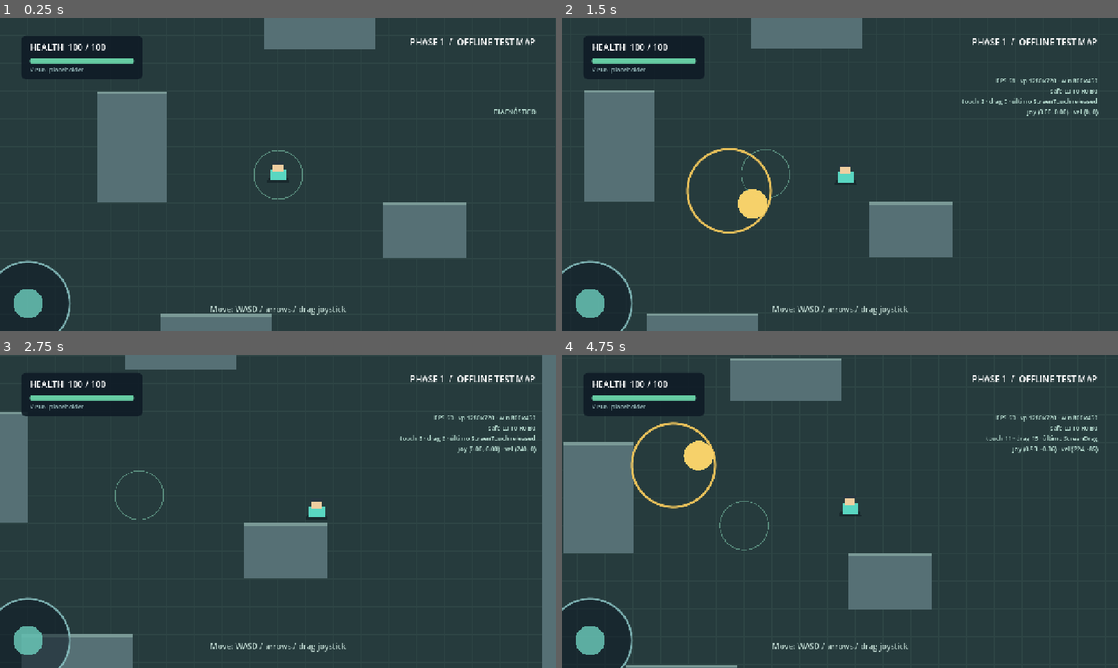
Above: before the commit, frames 1-4 (two rows, left to right).
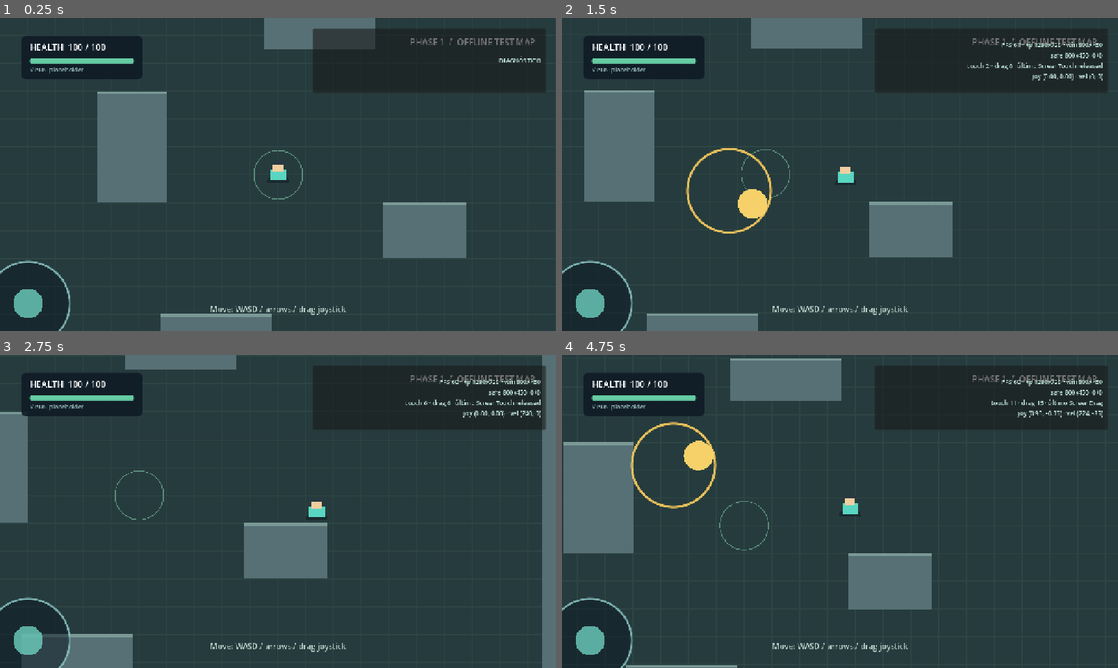
Above: after the commit, the same moments.

Repository: MiguelTroncoso/2D_Goddot
Game: Godot game, scene res://src/main.tscn
Two runs of this game, one before a commit and one after it. Both use one fixed random seed, a clock stepped at 60 frames per second and the inputs below.
Inputs (mouse positions are in pixels of both pictures, inside the frame that each line leads up to):
- Up to frame 1 (0.25 s): no input
- Up to frame 2 (1.5 s): tap Enter at 0.5 s; move the mouse to (962, 158) at 0.52 s; hold D (move_right) 0.53-1.25 s; hold Shift 0.53-1.25 s; click (962, 158) at 0.67 s; drag from (728, 190) to (812, 237) at 1.27 s
- Up to frame 3 (2.75 s): move the mouse to (333, 442) at 2.02 s; hold D (move_right) from 2.03 s (still down); tap Ctrl at 2.1 s; click (333, 442) at 2.17 s
- Up to frame 4 (4.75 s): release D (move_right) at 2.75 s; drag from (812, 574) to (673, 464) at 2.77 s; move the mouse to (1006, 558) at 3.52 s; hold A (move_left) 3.53-4.25 s; tap Alt at 3.6 s; click (1006, 558) at 3.67 s; drag from (673, 464) to (756, 433) at 4.27 s

The runs differ from the first frame. In frame 1, 1.8% of the frame differs, in the area x 56-98%, y 3-31%; in frame 2, 1.7%; in frame 3, 1.8%; in frame 4, 1.9%, in the area x 56-98%, y 3-32%.

Commit message:
docs(TASK-005): cierre formal de Fase 1 + overlay de diagnostico fuera de release
Cierre (evidencia de dispositivo del PO):
- ADR-010 cerrado con validacion fisica; ADR-012 mantiene la regla permanente
- PHASE-1.md al 100% con metricas reales (FPS 117-120, safe L76, vp 1600x720)
- capturas de dispositivo en docs/phase-reviews/evidence/
- TASK-002 cerrado; docs/deploy.md creado (D1: APK no byte-reproducible)
- README con indices de docs/design, docs/agent, planes y decisiones (D4-D6)

Overlay de diagnostico:
- movido a src/ui/debug_overlay.tscn|gd, gated por OS.is_debug_build() o game/debug_overlay
- preset Android Release lo excluye del paquete; check_export_contract lo verifica
- build_android.sh soporta --release con firma fuera del repo y verifica el contenido

Herramientas:
- tools/check_workspace_clean.py: detecta copias de conflicto de iCloud que rompian
  GDScript y colgaban GUT (423+62 archivos duplicados limpiados en esta sesion)
- .gitignore ignora '* [0-9].*'

APKs: debug 54.296.909 bytes sha256 f35aa326c88ce7cf5e6740352121c201618b52af13123ce1d0408dee4f0780eb
      release 51.376.129 bytes sha256 9450b43ebc7bb3b49c2fbb0489443d39594abff2f04e044cd6479676337d6e14
Tests: GUT 69/438/0 · nativos 50/0 · cobertura API 67/67 (100%)

Diff:
--- /dev/null
+++ b/src/ui/debug_overlay.gd
@@ -0,0 +1,69 @@
+extends Control
+
+## Overlay de diagnóstico (FPS, joystick, velocidad, safe area).
+##
+## Solo se instancia cuando el proceso es de desarrollo o cuando el PO lo activa con
+## `game/debug_overlay=true` en project.godot. En el APK de release la escena queda
+## fuera del paquete (`exclude_filter` del preset "Android Release") y el HUD no la
+## carga, así que nunca aparece en producción (TASK-005).
+##
+## Presentación pura: solo lee estado de otros nodos para mostrarlo.
+
+const RUTA_ESCENA := "res://src/ui/debug_overlay.tscn"
+
+@onready var _etiqueta: Label = $Panel/Label
+
+var _joystick: Node = null
+var _jugador: Node = null
+var _acumulador := 0.0
+
+
+## ¿Corresponde mostrar el overlay en este proceso?
+static func habilitado() -> bool:
+	if OS.is_debug_build():
+		return true
+	return bool(ProjectSettings.get_setting("game/debug_overlay", false))
+
+
+## ¿Existe la escena en este paquete? En release no está exportada.
+static func escena_disponible() -> bool:
+	return ResourceLoader.exists(RUTA_ESCENA)
+
+
+func configurar(joystick: Node, jugador: Node) -> void:
+	_joystick = joystick
+	_jugador = jugador
+
+
+func _process(delta: float) -> void:
+	_acumulador += delta
+	if _acumulador < 0.25:
+		return
+	_acumulador = 0.0
+	if not is_instance_valid(_etiqueta):
+		return
+	var ventana := DisplayServer.window_get_size()
+	var viewport := get_viewport().get_visible_rect().size
+	var seguro := DisplayServer.get_display_safe_area()
+	var vector := Vector2.ZERO
+	var velocidad := Vector2.ZERO
+	var toques := 0
+	var arrastres := 0
+	var ultimo := "sin datos"
+	if is_instance_valid(_joystick):
+		vector = _joystick.output
+		toques = _joystick.eventos_touch
+		arrastres = _joystick.eventos_drag
+		ultimo = _joystick.ultimo_evento
+	if is_instance_valid(_jugador):
+		velocidad = _jugador.velocity
+	_etiqueta.text = "\n".join([
+		"FPS %d · vp %dx%d · win %dx%d" % [
+			Engine.get_frames_per_second(), int(viewport.x), int(viewport.y), ventana.x, ventana.y
+		],
+		"safe %dx%d+%d+%d" % [seguro.size.x, seguro.size.y, seguro.position.x, seguro.position.y],
+		"touch %d · drag %d · último %s" % [toques, arrastres, ultimo],
+		"joy (%.2f, %.2f) · vel (%d, %d)" % [
+			vector.x, vector.y, int(velocidad.x), int(velocidad.y)
+		],
+	] as Array[String])
--- /dev/null
+++ b/src/ui/debug_overlay.tscn
@@ -0,0 +1,35 @@
+[gd_scene load_steps=2 format=3]
+
+[ext_resource type="Script" path="res://src/ui/debug_overlay.gd" id="1"]
+
+[node name="DebugOverlay" type="Control"]
+layout_mode = 3
+anchors_preset = 15
+anchor_right = 1.0
+anchor_bottom = 1.0
+grow_horizontal = 2
+grow_vertical = 2
+mouse_filter = 2
+script = ExtResource("1")
+
+[node name="Panel" type="Panel" parent="."]
+anchor_left = 1.0
+anchor_right = 1.0
+offset_left = -560.0
+offset_top = 24.0
+offset_right = -24.0
+offset_bottom = 172.0
+grow_horizontal = 0
+mouse_filter = 2
+
+[node name="Label" type="Label" parent="Panel"]
+offset_left = 12.0
+offset_top = 8.0
+offset_right = 524.0
+offset_bottom = 140.0
+theme_override_colors/font_color = Color(0.76, 0.91, 0.86, 1)
+theme_override_font_sizes/font_size = 14
+text = "DIAGNÓSTICO"
+horizontal_alignment = 2
+vertical_alignment = 1
+mouse_filter = 2
--- a/src/ui/hud.gd
+++ b/src/ui/hud.gd
@@ -13,21 +13,34 @@
 @onready var _fase: Label = $PhaseLabel
 @onready var _pista: Label = $ControlsHint
 @onready var _salud: ProgressBar = $HealthPanel/HealthPlaceholder
-@onready var _diagnostico: Label = $DiagnosticoLabel
 
 var _jugador: Node = null
 var _margenes: Dictionary = {"izquierda": 0.0, "arriba": 0.0, "derecha": 0.0, "abajo": 0.0}
-var _acumulador_diagnostico := 0.0
 
 
 func _ready() -> void:
 	get_viewport().size_changed.connect(_aplicar_zona_segura)
 	_aplicar_zona_segura()
+	_instalar_overlay_de_diagnostico()
+
+
+## El overlay solo existe en desarrollo o con el flag `game/debug_overlay`.
+## En release la escena no está exportada, así que nunca aparece (TASK-005).
+func _instalar_overlay_de_diagnostico() -> void:
+	var DebugOverlay = load("res://src/ui/debug_overlay.gd")
+	if not DebugOverlay.habilitado() or not DebugOverlay.escena_disponible():
+		return
+	var overlay := (load(DebugOverlay.RUTA_ESCENA) as PackedScene).instantiate()
+	add_child(overlay)
+	overlay.configurar(_joystick, _jugador)
 
 
 ## Enlace de contexto: el HUD solo lee del jugador para mostrar valores.
 func configurar_jugador(jugador: Node) -> void:
 	_jugador = jugador
+	for hijo in get_children():
+		if hijo.has_method("configurar"):
+			hijo.configurar(_joystick, _jugador)
 
 
 func _aplicar_zona_segura() -> void:
@@ -56,39 +69,4 @@
 	_pista.offset_top = BASE_PISTA.y - abajo
 	_pista.offset_bottom = BASE_PISTA.y + 32.0 - abajo
 
-	_diagnostico.offset_right = -48.0 - derecha
-	_diagnostico.offset_top = 96.0 + arriba
-	_diagnostico.offset_bottom = 226.0 + arriba
-
 	_joystick.set_margen_seguro(izquierda, abajo)
-
-
-func alternar_diagnostico() -> void:
-	_diagnostico.visible = not _diagnostico.visible
-
-
-func _process(delta: float) -> void:
-	_acumulador_diagnostico += delta
-	if _acumulador_diagnostico < 0.25 or not _diagnostico.visible:
-		return
-	_acumulador_diagnostico = 0.0
-	var ventana := DisplayServer.window_get_size()
-	var viewport := get_viewport().get_visible_rect().size
-	var velocidad := Vector2.ZERO
-	if is_instance_valid(_jugador):
-		velocidad = _jugador.velocity
-	_diagnostico.text = "\n".join([
-		"FPS %d · vp %dx%d · win %dx%d" % [
-			Engine.get_frames_per_second(), int(viewport.x), int(viewport.y), ventana.x, ventana.y
-		],
-		"safe L%d T%d R%d B%d" % [
-			int(_margenes["izquierda"]), int(_margenes["arriba"]),
-			int(_margenes["derecha"]), int(_margenes["abajo"]),
-		],
-		"touch %d · drag %d · último %s" % [
-			_joystick.eventos_touch, _joystick.eventos_drag, _joystick.ultimo_evento
-		],
-		"joy (%.2f, %.2f) · vel (%d, %d)" % [
-			_joystick.output.x, _joystick.output.y, int(velocidad.x), int(velocidad.y)
-		],
-	] as Array[String])
--- a/src/ui/hud.tscn
+++ b/src/ui/hud.tscn
@@ -87,20 +87,6 @@
 
 [node name="VirtualJoystick" parent="." instance=ExtResource("1")]
 
-[node name="DiagnosticoLabel" type="Label" parent="."]
-anchor_left = 1.0
-anchor_right = 1.0
-offset_left = -620.0
-offset_top = 96.0
-offset_right = -48.0
-offset_bottom = 226.0
-grow_horizontal = 0
-theme_override_colors/font_color = Color(0.75, 0.9, 0.85, 1)
-theme_override_font_sizes/font_size = 14
-text = "DIAGNÓSTICO"
-horizontal_alignment = 2
-vertical_alignment = 2
-mouse_filter = 2
 
 [node name="ControlsHint" type="Label" parent="."]
 anchor_left = 0.5
--- a/tests/presentation/test_joystick_regression.gd
+++ b/tests/presentation/test_joystick_regression.gd
@@ -75,6 +75,20 @@
 	assert_true(String(joystick.ultimo_evento).begins_with("Screen"))
 
 
+func test_overlay_de_diagnostico_esta_disponible_en_debug() -> void:
+	var script_overlay = load("res://src/ui/debug_overlay.gd")
+	assert_not_null(script_overlay, "el overlay de diagnóstico debe existir")
+	assert_true(script_overlay.habilitado(), "en un build de desarrollo el overlay se habilita")
+	assert_true(script_overlay.escena_disponible(), "la escena del overlay debe existir en debug")
+	var main := await _montar()
+	var hud = main.get_node("UI/HUD")
+	var encontrados := 0
+	for hijo in hud.get_children():
+		if hijo.get_script() == script_overlay:
+			encontrados += 1
+	assert_eq(encontrados, 1, "el HUD instala el overlay solo cuando está habilitado")
+
+
 func _tocar(indice: int, posicion: Vector2, local := true) -> void:
 	var evento := InputEventScreenTouch.new()
 	evento.index = indice
Binary file added: docs/phase-reviews/evidence/device-01-joystick-izquierda.jpg
Not shown, added: docs/phase-reviews/evidence/device-01-joystick-izquierda.jpg.import
Binary file added: docs/phase-reviews/evidence/device-02-joystick-arriba-derecha.jpg
Not shown, added: docs/phase-reviews/evidence/device-02-joystick-arriba-derecha.jpg.import
Not shown, changed: export_presets.cfg
Not shown, added: src/ui/debug_overlay.gd.uid
Not shown, changed: .gitignore
Not shown, changed: README.md
Not shown, changed: docs/03-roadmap.md
Not shown, changed: docs/decisions/010-phase1-closure-exception.md
Not shown, added: docs/deploy.md
Not shown, changed: docs/phase-reviews/PHASE-1.md
(and 5 more such lines)
